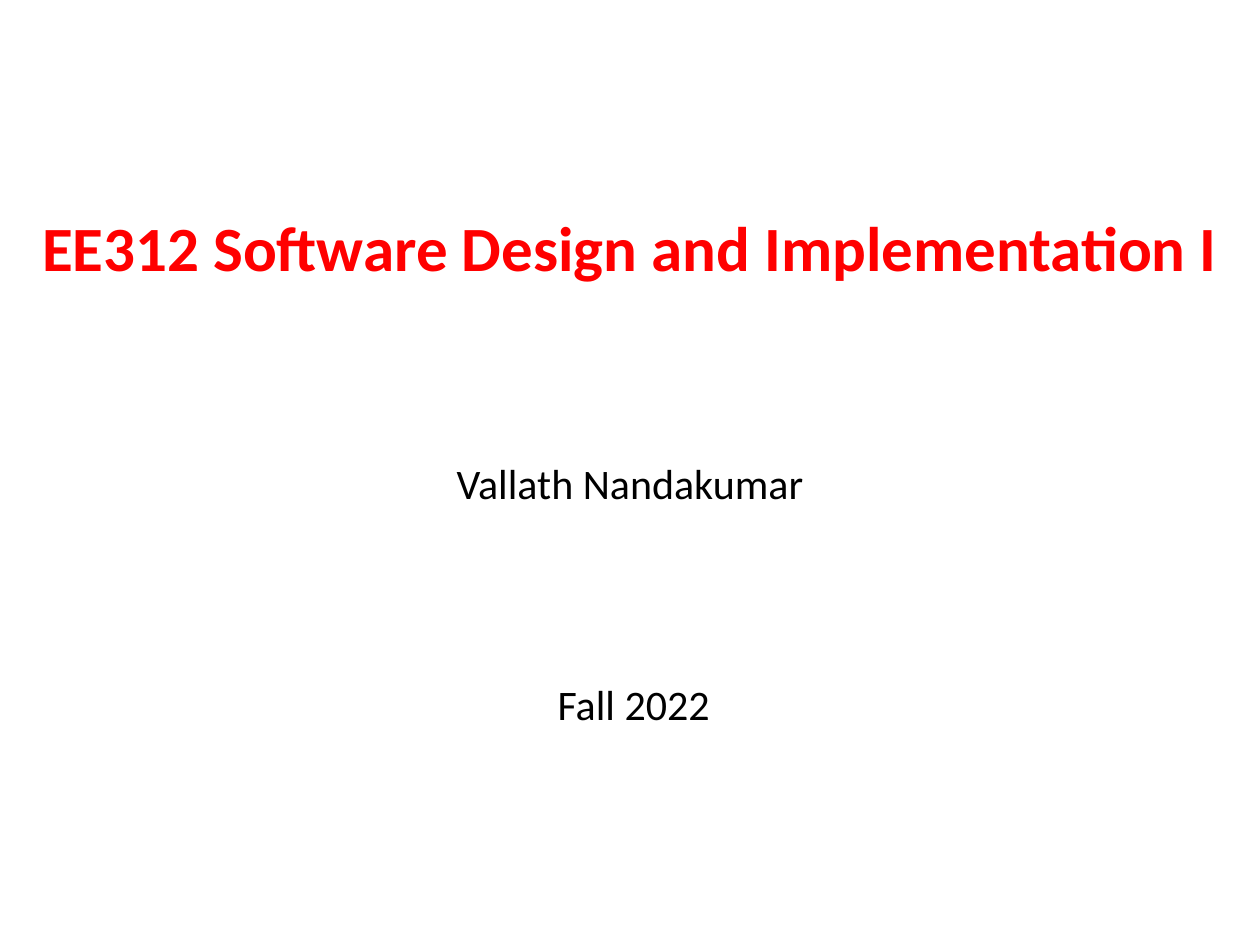
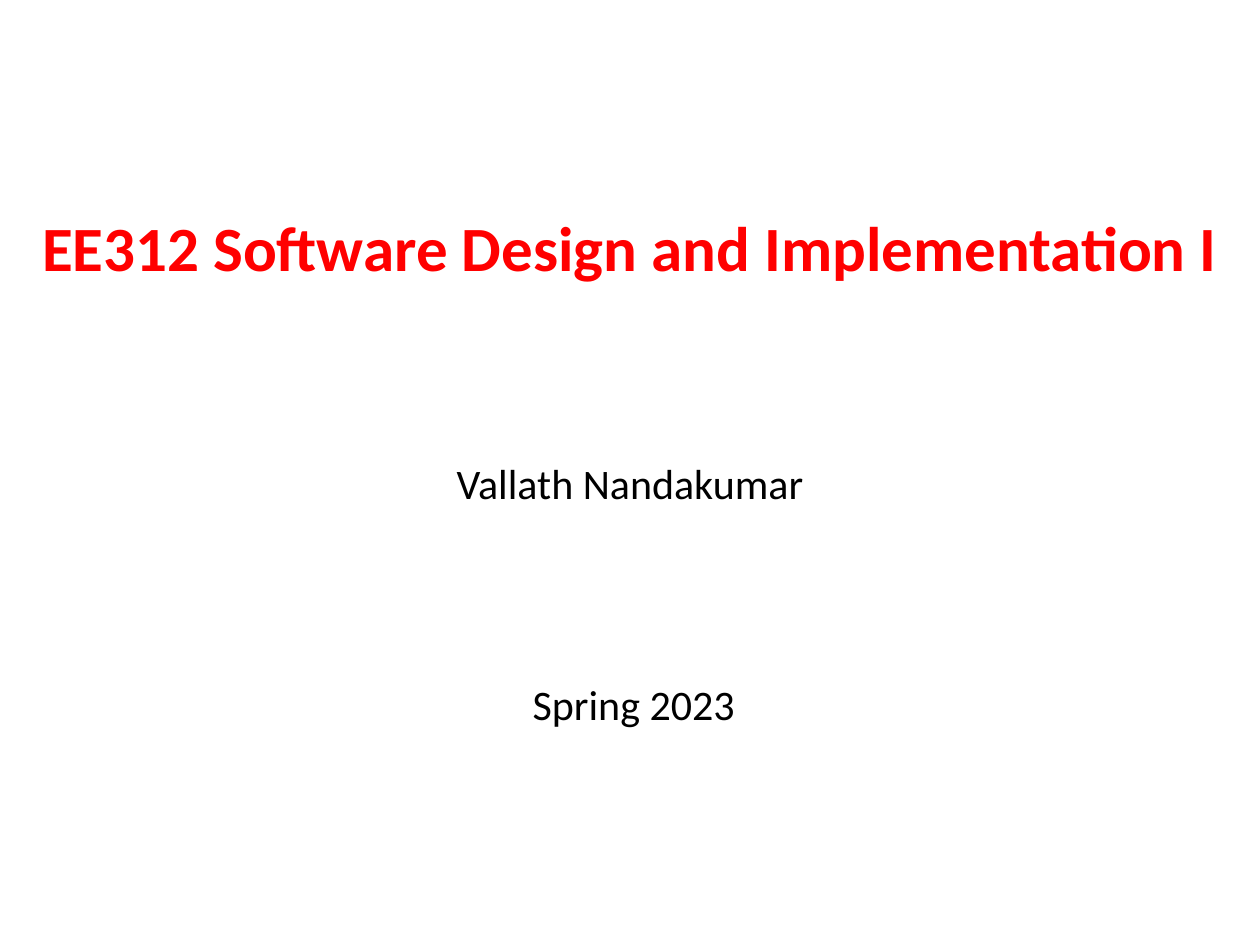
Before and after one commit to vallathn/EE312_Sp23_lectures, a slide deck: slide 1 of day1_intro/ee312-day1-intro.ppt. Drawn at 1260x945 pixels with LibreOffice and Linux fonts; fonts in the diff are those of the drawing. Boxes give left, top, right and bottom in pixels: in the first picture for what was removed or moved away, otherwise in the second. Text is boxed around its words. In the diff, an @@ line names an element or a change of style, - is before the commit and + after.

```diff
--- a/day1_intro/ee312-day1-intro.ppt
+++ b/day1_intro/ee312-day1-intro.ppt
@@ text at box(533, 691, 735, 728): text changed @@
-Fall 2022
+Spring 2023
```
Also in this commit, not shown: 2 other slides changed, 4 other files.
